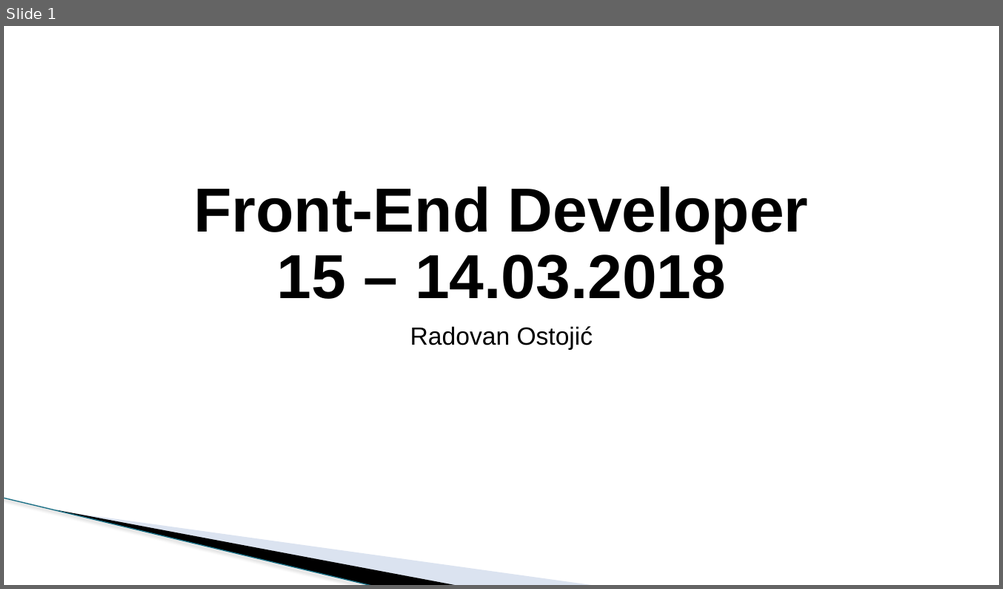
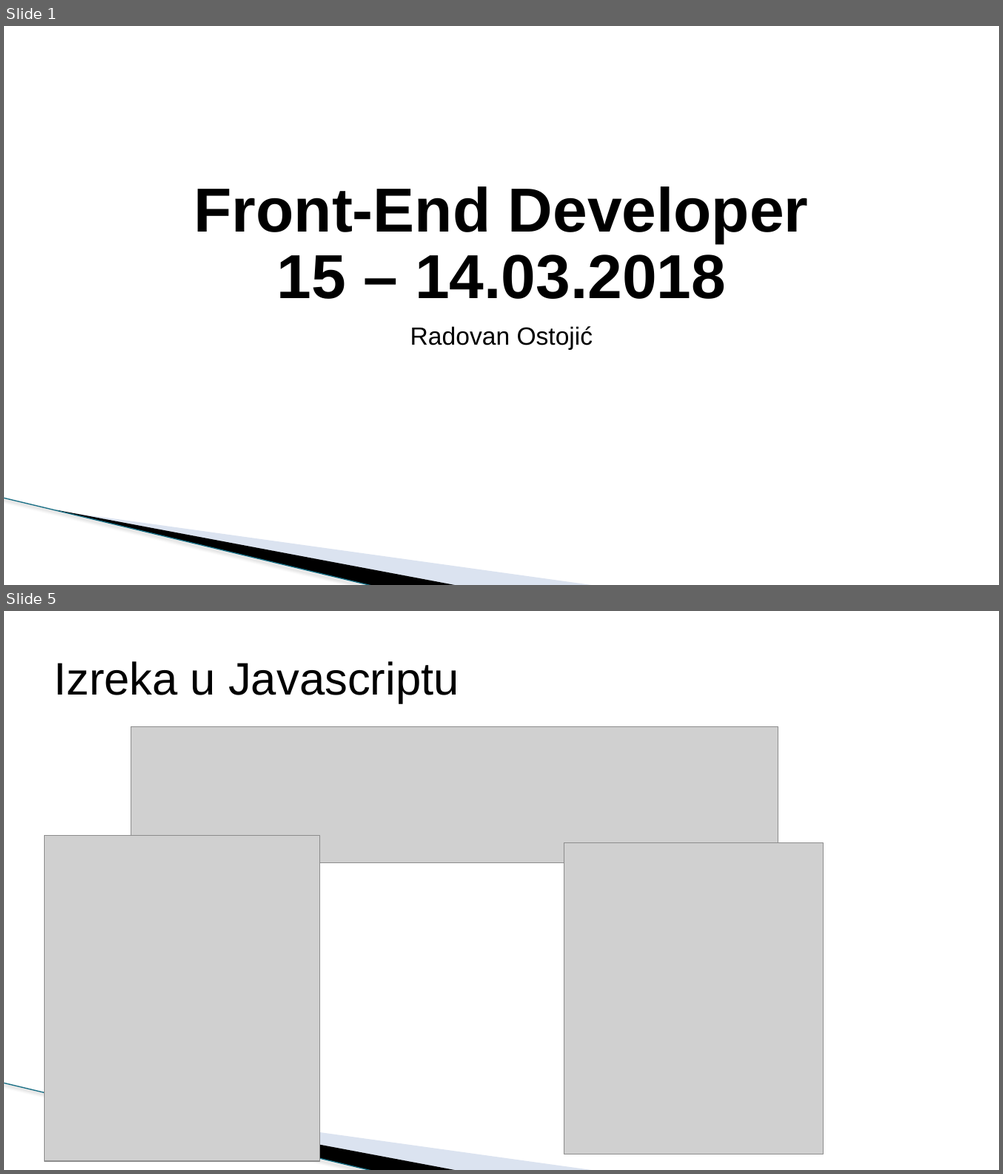
Before and after one commit to todalexcode/kurs-front-end, a slide deck: sesija-15/PPT/Front-End Developer-15.pptx. Shown one above the other, each under a label of ours: slide 1 before the commit, slides 1 and 5 after it; the slides between them are not shown. The pictures are 1003x589 and 1003x1174 pixels, drawn with LibreOffice and Linux fonts; fonts in the diff are those of the drawing; grey boxes stand for pictures; background and template pictures are left out. Boxes give left, top, right and bottom in pixels: in the first picture for what was removed or moved away, otherwise in the second. Text is boxed around its words. In the diff, an @@ line names an element or a change of style, - is before the commit and + after.

```diff
--- a/sesija-15/PPT/Front-End Developer-15.pptx
+++ b/sesija-15/PPT/Front-End Developer-15.pptx
@@ slide 5 added at (4,611,999,1170), background #FFFFFF; not listed: 3 template elements that a slide beside it also shows @@
@@ title added at (54,661,458,703), 44 pt, text #000000 @@
+Izreka u Javascriptu
@@ picture added at (131,726,779,863) @@
@@ picture added at (44,835,318,1162) @@
@@ picture added at (563,843,823,1155) @@
```
Also in this commit, not shown: 1 slide changed, 8 other slides added, 2 slides removed, 17 other files.
